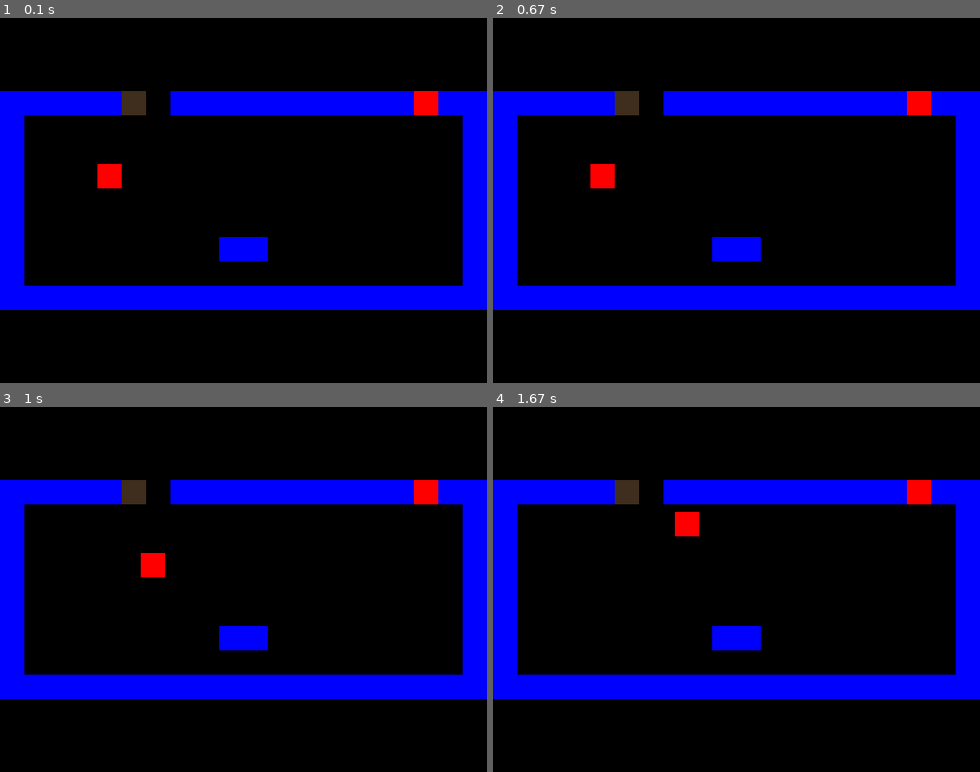
Above: before the commit, frames 1-4 (two rows, left to right).
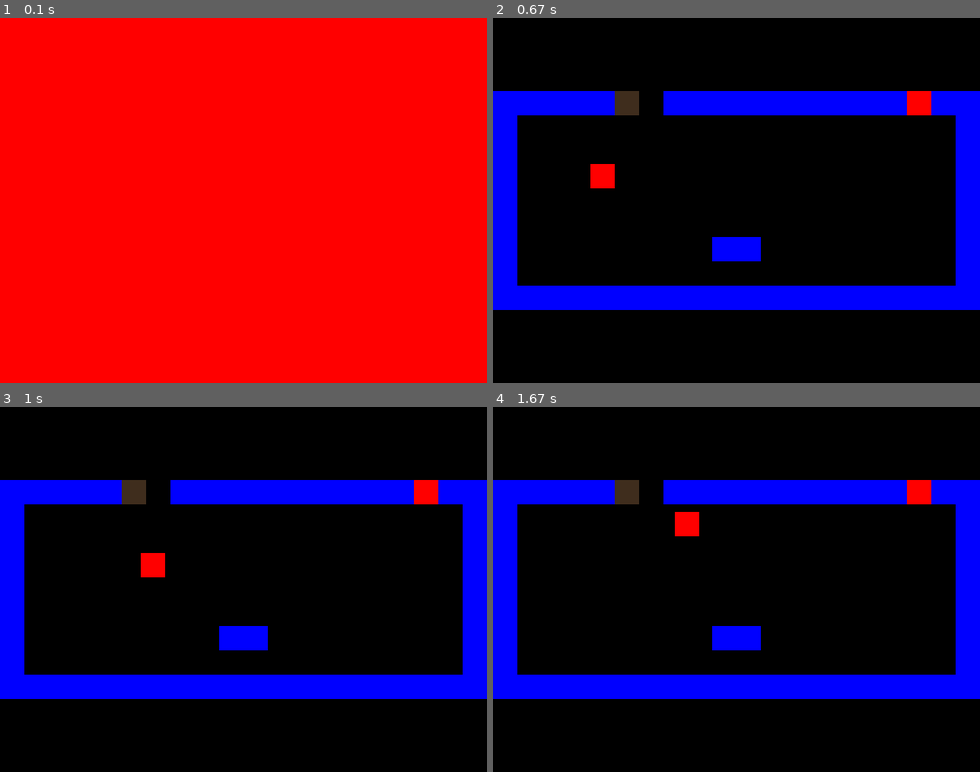
Above: after the commit, the same moments.

Repository: ClintLeetwood/PyGame-Projekt
Game: pygame game, started from Python Spelprojekt/Python_Spelprojekt.py
Two runs of this game, one before a commit and one after it. Both use one fixed random seed, a clock stepped at 60 frames per second and the inputs below.
Inputs (mouse positions are in pixels of both pictures, inside the frame that each line leads up to):
- Up to frame 1 (0.1 s): no input
- Up to frame 2 (0.67 s): press the mouse at (717, 215) at 0.37 s; move the mouse to (804, 204) at 0.47 s; release the mouse at (892, 189) at 0.6 s
- Up to frame 3 (1 s): hold Right from 0.67 s (still down)
- Up to frame 4 (1.67 s): release Right at 1.13 s; hold Up 1.17-1.47 s; hold Right from 1.5 s (still down)

The runs differ from the first frame. In frame 1, 99% of the frame differs, in the area x 0-100%, y 0-100%; in frame 2, nothing differs; in frame 3, nothing differs; in frame 4, nothing differs.

Commit message:
Doors work,intro screen too

Diff:
--- a/Python Spelprojekt/Python_Spelprojekt.py
+++ b/Python Spelprojekt/Python_Spelprojekt.py
@@ -68,6 +68,7 @@
         self.clock.tick(FPS)
 
     def statemanager(self,level):
+
         if level=="intro":
             self.intro_screen()
         if level=="hallway":
@@ -77,10 +78,10 @@
     def hallway(self):
         #game loop
         #self.new()
-        #while self.playing:
-        self.events()
-        self.draw()
-        self.update()
+
+            self.events()
+            self.draw()
+            self.update()
 
        # print(self.state)
 
@@ -111,19 +112,15 @@
         pass
     def intro_screen(self):
 
-        for event in pygame.event.get():
-            if event.type==pygame.quit:
-                pygame.quit()
-                sys.exit()
-            if event.type==pygame.MOUSEBUTTONDOWN:
-                self.state="hallway"
+        self.events()
         self.screen.fill(RED)
-
+        self.update()
+        pygame.display.update()
 g=Game()
 
 g.new()
 
-p=Player(g,4,6)
+p=Player(g,4,6) #skapar objektet
 while g.running:
 
 
--- a/Python Spelprojekt/sprites.py
+++ b/Python Spelprojekt/sprites.py
@@ -24,9 +24,14 @@
         self.rect=self.image.get_rect() #Where the player is 'hitbox' etc
         self.rect.x=self.x
         self.rect.y=self.y
-        self.level="hallway"
+        self.level="intro"
+
 
     def update(self):
+
+
+        if pygame.mouse.get_pressed()[0]:
+            self.level="hallway"
         if pygame.sprite.spritecollide(self,self.game.doors,False):
 
             #obj=Game()
